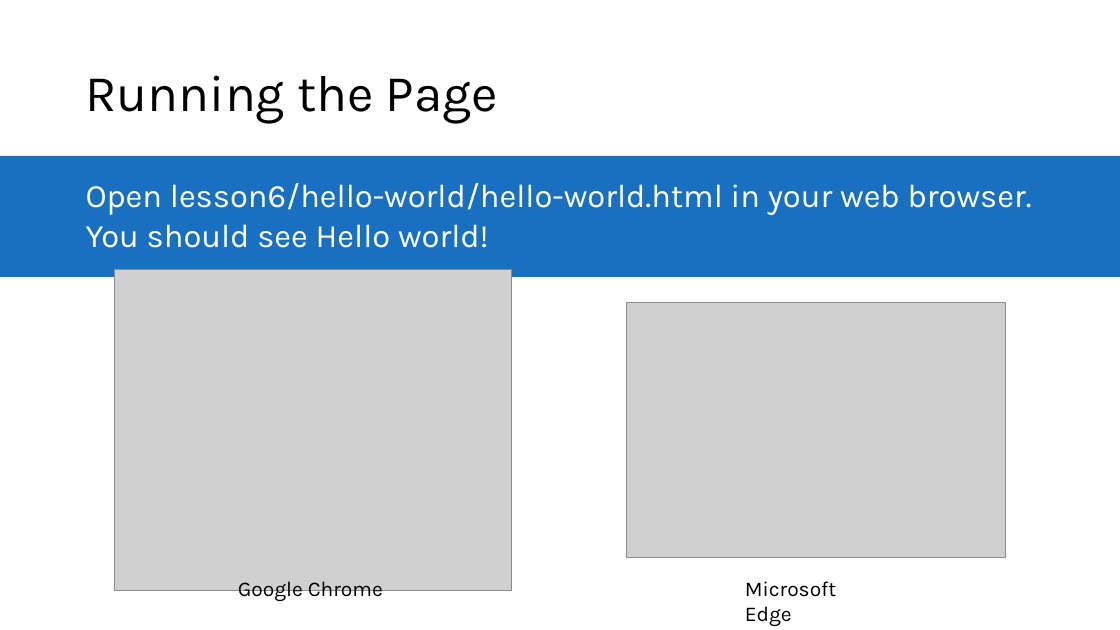
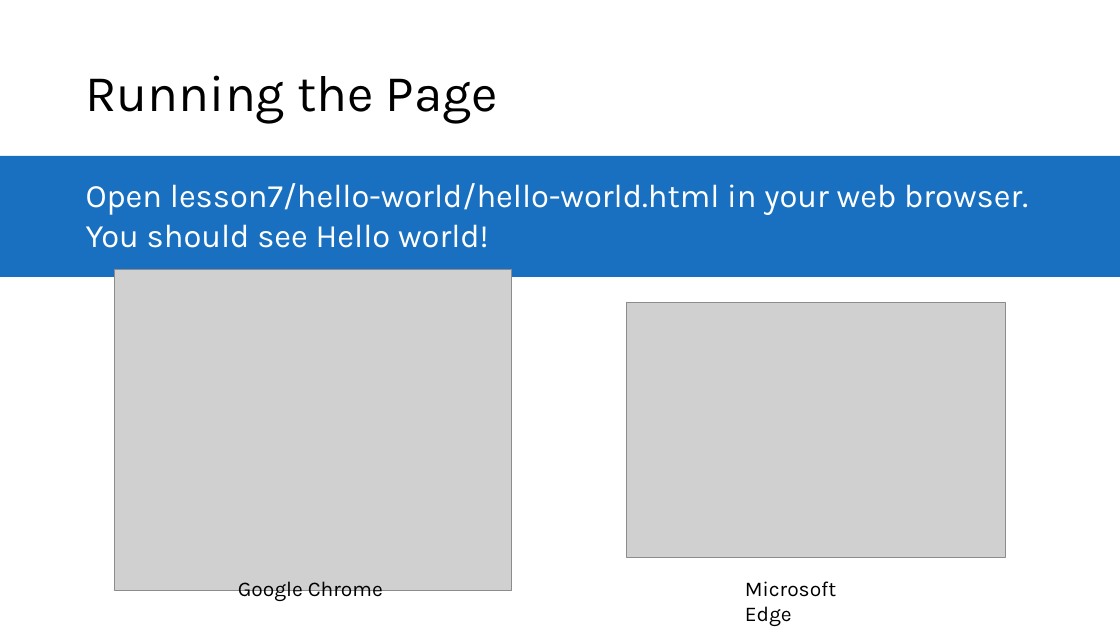
Before and after one commit to microsoft/AcademicContent, a slide deck: slide 12 of Complimentary Course Content/Module2/Lessons/Module2_Lesson7 Building a Web Application Client with React.pptx. Drawn at 1120x630 pixels with LibreOffice and Linux fonts; fonts in the diff are those of the drawing; grey boxes stand for pictures. Boxes give left, top, right and bottom in pixels: in the first picture for what was removed or moved away, otherwise in the second. Text is boxed around its words. In the diff, an @@ line names an element or a change of style, - is before the commit and + after.

Commit message:
updating labs 7 and 8 with Susans edits, moving lesson5 code into the right directory to avoid breaking existing links, modifying lesson ppts to reflect correct lesson number

```diff
--- a/Complimentary Course Content/Module2/Lessons/Module2_Lesson7 Building a Web Application Client with React.pptx
+++ b/Complimentary Course Content/Module2/Lessons/Module2_Lesson7 Building a Web Application Client with React.pptx
@@ text at <box>86,183,1028,248</box>: text changed @@
-Open lesson6/hello-world/hello-world.html in your web browser. You should see Hello world!
+Open lesson7/hello-world/hello-world.html in your web browser. You should see Hello world!
```
Also in this commit, not shown: 9 other files.
